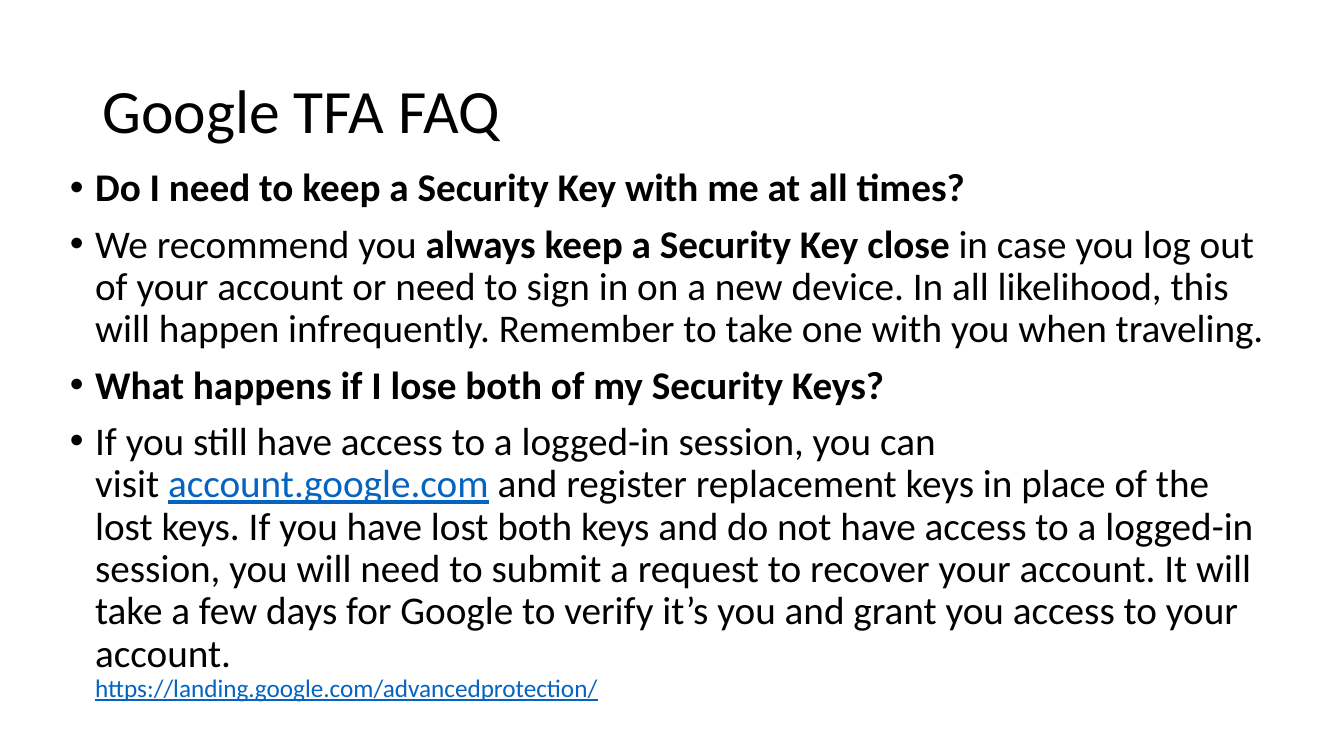
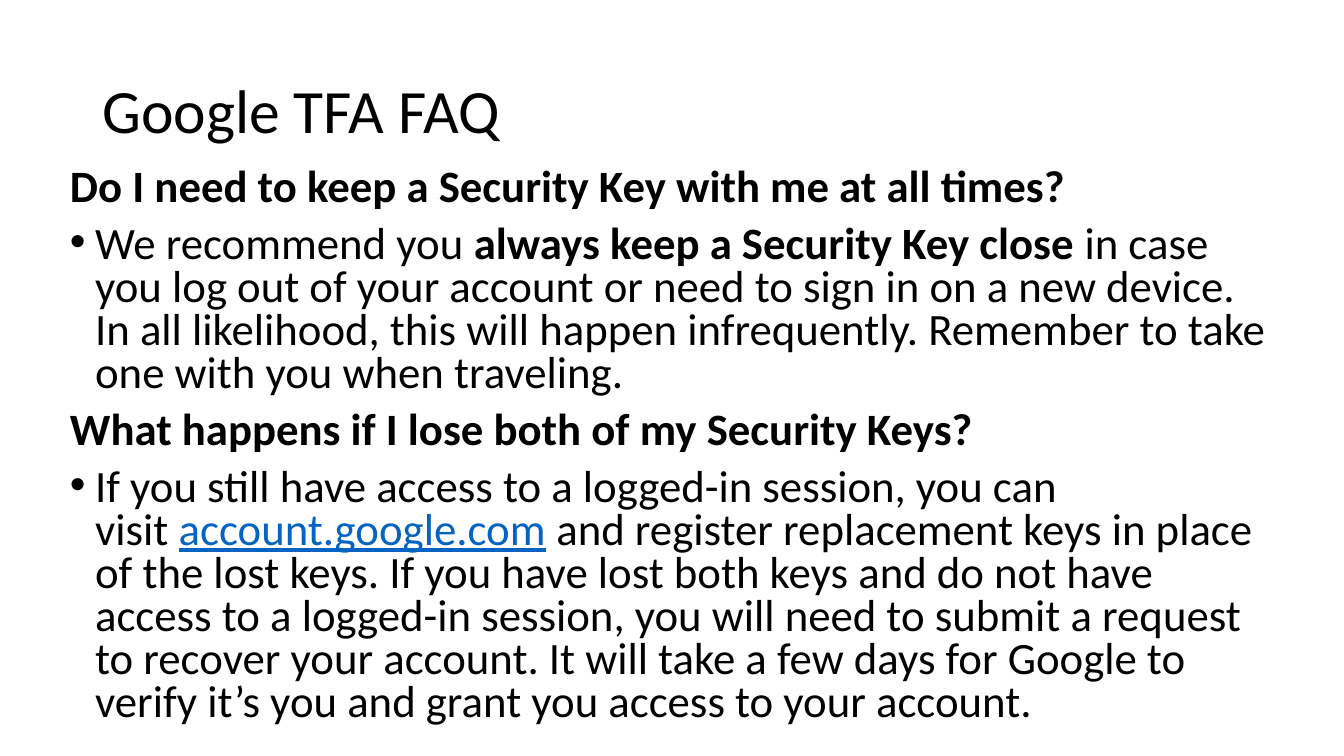
Before and after one commit to williamadba/Public-Presentations, a slide deck: slide 26 of Personal Practical Cybersecurity/Personal Practical Cybersecurity.pptx. Drawn at 1344x756 pixels with LibreOffice and Linux fonts; fonts in the diff are those of the drawing. Boxes give left, top, right and bottom in pixels: in the first picture for what was removed or moved away, otherwise in the second. Text is boxed around its words. In the diff, an @@ line names an element or a change of style, - is before the commit and + after.

```diff
--- a/Personal Practical Cybersecurity/Personal Practical Cybersecurity.pptx
+++ b/Personal Practical Cybersecurity/Personal Practical Cybersecurity.pptx
@@ text at box(70, 170, 1265, 452): size 28 to 32 pt in "Do I need to keep a Security ...", "We recommend you always keep a Security ...", "What happens if I lose both of ..."; bullet • to none; line spacing 0.9 to 0.8 @@
@@ text at box(95, 471, 1252, 725): text changed; size 28 to 32 pt @@
-• If you still have access to a logged-in session, you can visit account.google.com and register replacement keys in place of the lost keys. If you have lost both keys and do not have access to a logged-in session, you will need to submit a request to recover your account. It will take a few days for Google to verify it’s you and grant you access to your account.
-  https://landing.google.com/advancedprotection/
+• If you still have access to a logged-in session, you can visit account.google.com and register replacement keys in place of the lost keys. If you have lost both keys and do not have access to a logged-in session, you will need to submit a request to recover your account. It will take a few days for Google to verify it’s you and grant you access to your account.
```
Also in this commit, not shown: 18 other slides changed, 1 slide added, 1 slide removed.
